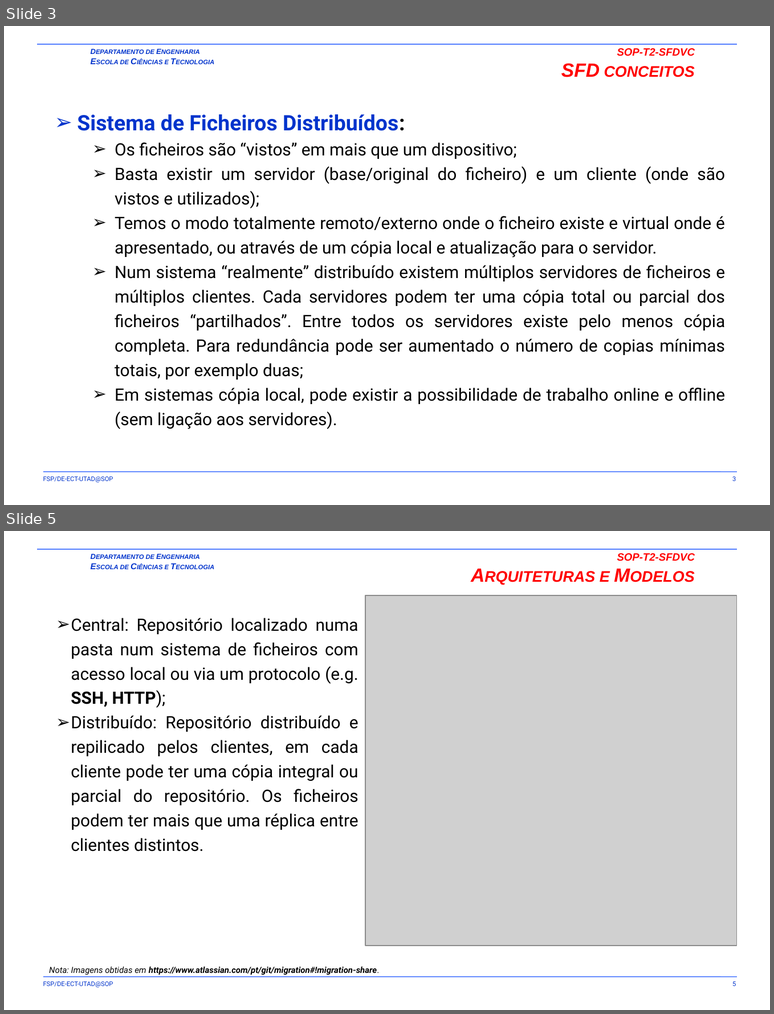
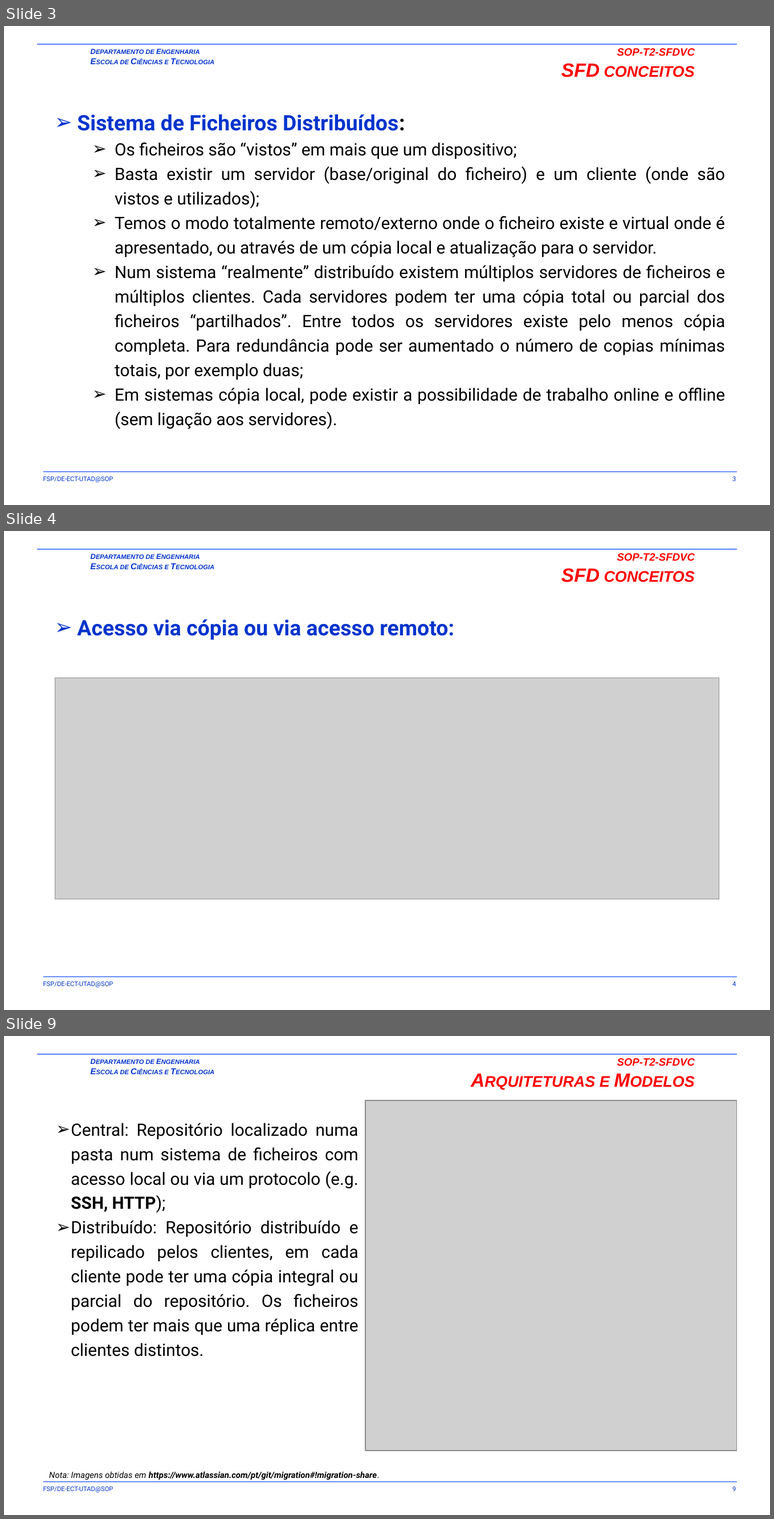
Before and after one commit to fsp864/UTAD-SOP, a slide deck: aulas/t/SOP-T2-SFDVC.pptx. Shown one above the other, each under a label of ours: slides 3 and 5 before the commit, slides 3, 4 and 9 after it; the slides between them are not shown. The pictures are 774x1014 and 774x1519 pixels, drawn with LibreOffice and Linux fonts; fonts in the diff are those of the drawing; grey boxes stand for pictures; background and template pictures are left out. Boxes give left, top, right and bottom in pixels: in the first picture for what was removed or moved away, otherwise in the second. Text is boxed around its words. In the diff, an @@ line names an element or a change of style, - is before the commit and + after.

```diff
--- a/aulas/t/SOP-T2-SFDVC.pptx
+++ b/aulas/t/SOP-T2-SFDVC.pptx
@@ slide 4 added at (4,531,770,1010), background picture (left out); not listed: 5 template elements that a slide beside it also shows @@
@@ title added at (561,553,695,582), 10 pt, text #FF0000, bold, italic @@
+SOP-T2-SFDVC
+SFD conceitos
@@ text added at (77,619,454,640), 20 pt, text #0033CC, bold @@
+➢ Acesso via cópia ou via acesso remoto:
@@ picture added at (55,678,719,899) @@
@@ what was slide 5 is now slide 9 @@
@@ page number at (732,1486,736,1491): text changed @@
-5
+9
```
Also in this commit, not shown: 3 slides changed, 3 other slides added, 1 other file.
